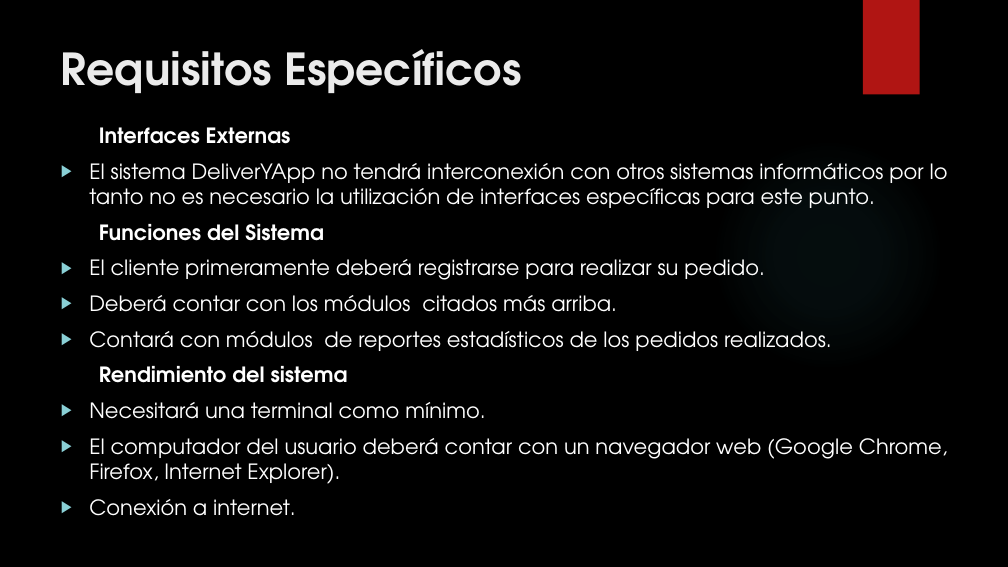
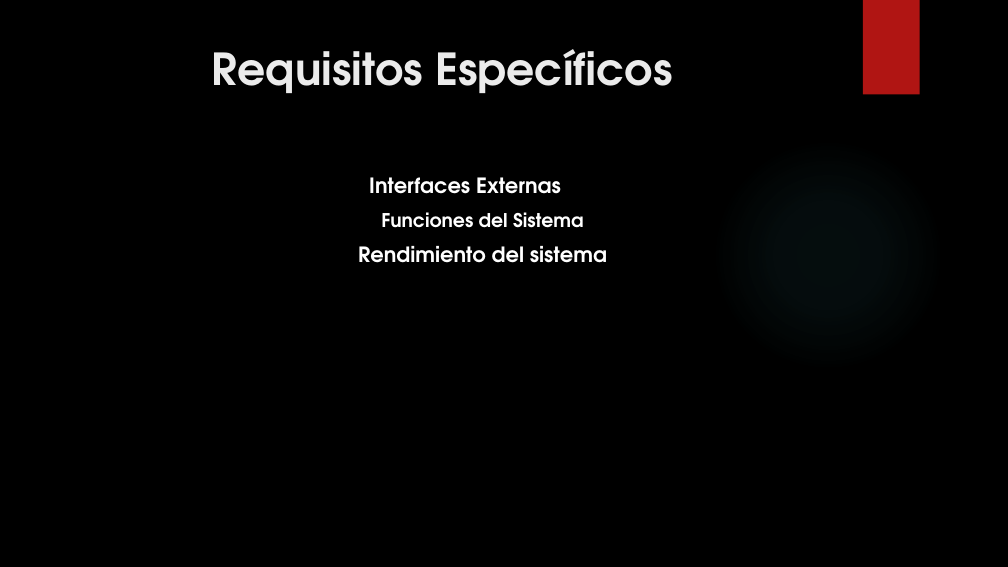
Before and after one commit to francben/proyectoDeliberyApp, a slide deck: slide 11 of Presentacion de Clase.pptx (slide 12 before the commit). Drawn at 1008x567 pixels with LibreOffice and Linux fonts; fonts in the diff are those of the drawing; background and template pictures are left out. Boxes give left, top, right and bottom in pixels: in the first picture for what was removed or moved away, otherwise in the second. Text is boxed around its words. In the diff, an @@ line names an element or a change of style, - is before the commit and + after.

```diff
--- a/Presentacion de Clase.pptx
+++ b/Presentacion de Clase.pptx
@@ title "Requisitos Específicos" at [212, 49, 672, 93]: alignment left to centre @@
@@ text at [89, 163, 948, 208]: paragraph removed @@
-▶ El sistema DeliverYApp no tendrá interconexión con otros sistemas informáticos por lo tanto no es necesario la utilización de interfaces específicas para este punto.
@@ text "Interfaces Externas": place and size @@
-text "Interfaces Externas" at [89, 127, 948, 516]
+text "Interfaces Externas" at [358, 177, 607, 263]
@@ text "Interfaces Externas" at [358, 177, 607, 263]: size 20 to 18 pt in "Funciones del Sistema"; alignment left to centre; list level 1 to 2 in "Funciones del Sistema" @@
@@ text at [89, 259, 832, 351]: paragraphs removed @@
-▶ El cliente primeramente deberá registrarse para realizar su pedido.
-▶ Deberá contar con los módulos citados más arriba.
-▶ Contará con módulos de reportes estadísticos de los pedidos realizados.
@@ text at [89, 402, 948, 516]: paragraphs removed @@
-▶ Necesitará una terminal como mínimo.
-▶ El computador del usuario deberá contar con un navegador web (Google Chrome, Firefox, Internet Explorer).
-▶ Conexión a internet.
```
Also in this commit, not shown: 10 other slides changed, 3 slides added, 5 slides removed.
